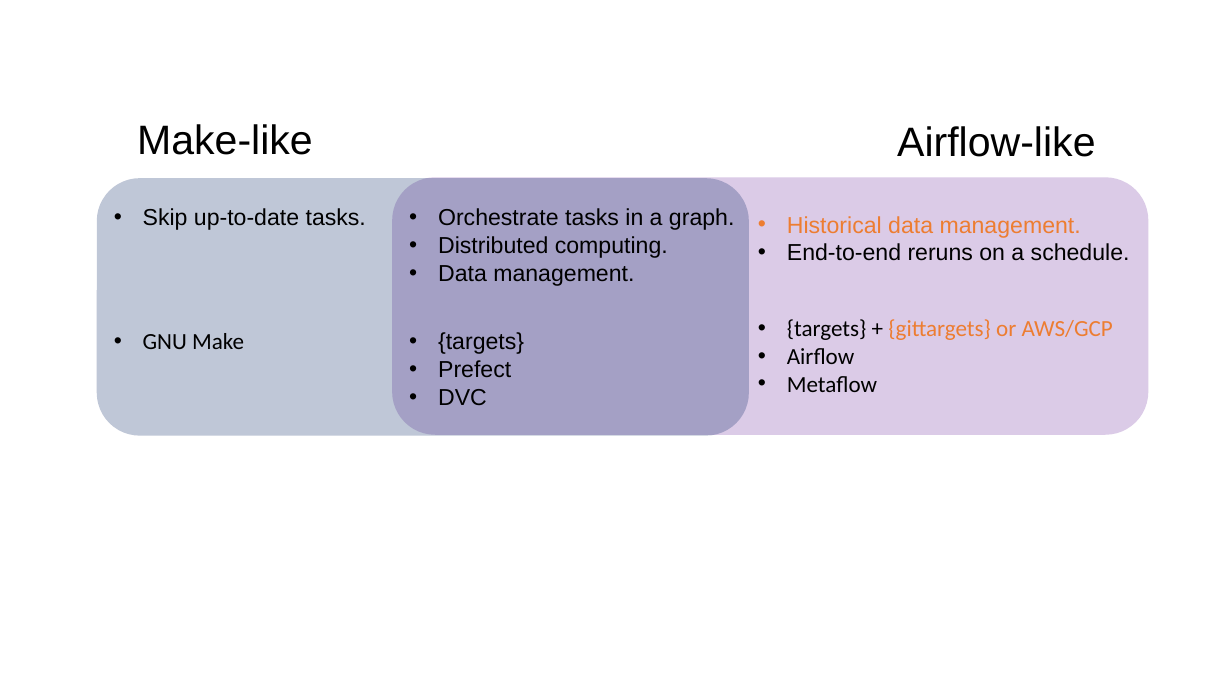
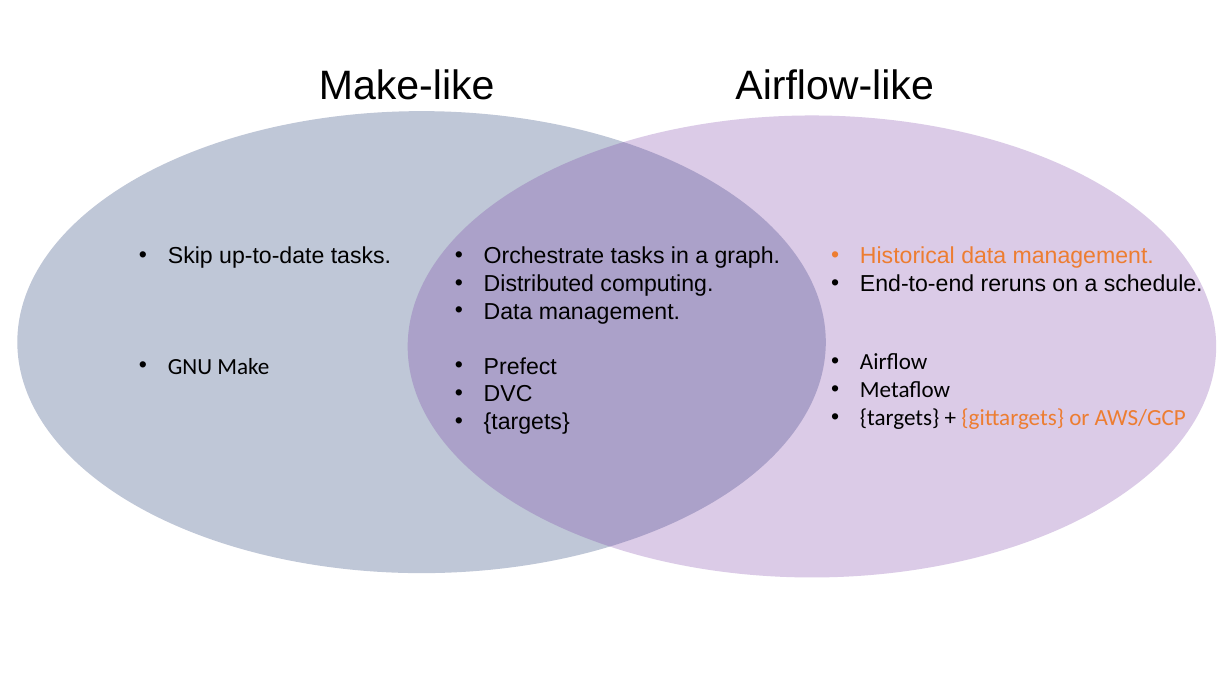
Before and after one commit to wlandau/user-conf-2022, a slide deck: slide 2 of images/images.pptx. Drawn at 1232x693 pixels with LibreOffice and Linux fonts; fonts in the diff are those of the drawing. Boxes give left, top, right and bottom in pixels: in the first picture for what was removed or moved away, otherwise in the second. Text is boxed around its words. In the diff, an @@ line names an element or a change of style, - is before the commit and + after.

```diff
--- a/images/images.pptx
+++ b/images/images.pptx
@@ text "Make-like": place and size @@
-text "Make-like" at <box>137,124,313,155</box>
+text "Make-like" at <box>319,69,495,100</box>
@@ text "Airflow-like": place and size @@
-text "Airflow-like" at <box>897,126,1095,157</box>
+text "Airflow-like" at <box>735,69,933,100</box>
@@ ellipse added at <box>18,111,826,573</box>, fill #002060 at 25% opacity @@
@@ ellipse added at <box>408,116,1216,578</box>, fill #7030A0 at 25% opacity @@
@@ rounded rectangle removed at <box>97,178,750,436</box> @@
@@ rounded rectangle removed at <box>393,177,1149,435</box> @@
@@ text "Skip up-to-date tasks.": place and size @@
-text "Skip up-to-date tasks." at <box>143,208,366,230</box>
+text "Skip up-to-date tasks." at <box>168,246,391,268</box>
@@ text "Orchestrate tasks in a graph.": place and size @@
-text "Orchestrate tasks in a graph." at <box>438,208,734,286</box>
+text "Orchestrate tasks in a graph." at <box>484,246,780,324</box>
@@ text "Historical data management.": place and size @@
-text "Historical data management." at <box>787,216,1130,261</box>
+text "Historical data management." at <box>860,246,1203,292</box>
@@ text at <box>787,319,1113,340</box>: paragraph removed @@
-• {targets} + {gittargets} or AWS/GCP
@@ text "GNU Make": place and size @@
-text "GNU Make" at <box>143,333,244,349</box>
+text "GNU Make" at <box>168,358,269,374</box>
@@ text at <box>438,332,524,354</box>: paragraph removed @@
-• {targets}
@@ text "Prefect": place and size @@
-text "Prefect" at <box>438,332,524,405</box>
+text "Prefect" at <box>484,357,570,434</box>
@@ text "Airflow": place and size @@
-text "Airflow" at <box>787,319,1113,392</box>
+text "Airflow" at <box>860,353,1186,429</box>
@@ text at <box>484,412,570,434</box>: paragraph added @@
+• {targets}
@@ text at <box>860,408,1186,429</box>: paragraph added @@
+• {targets} + {gittargets} or AWS/GCP
```
Also in this commit, not shown: 3 other files.
